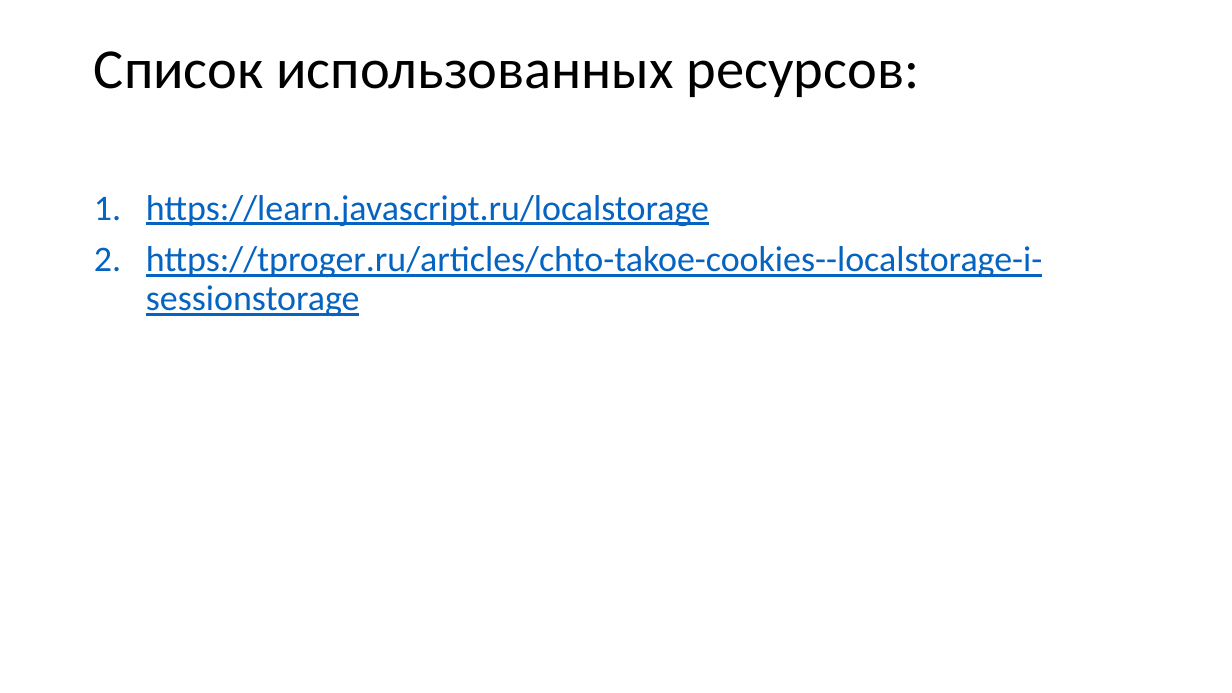
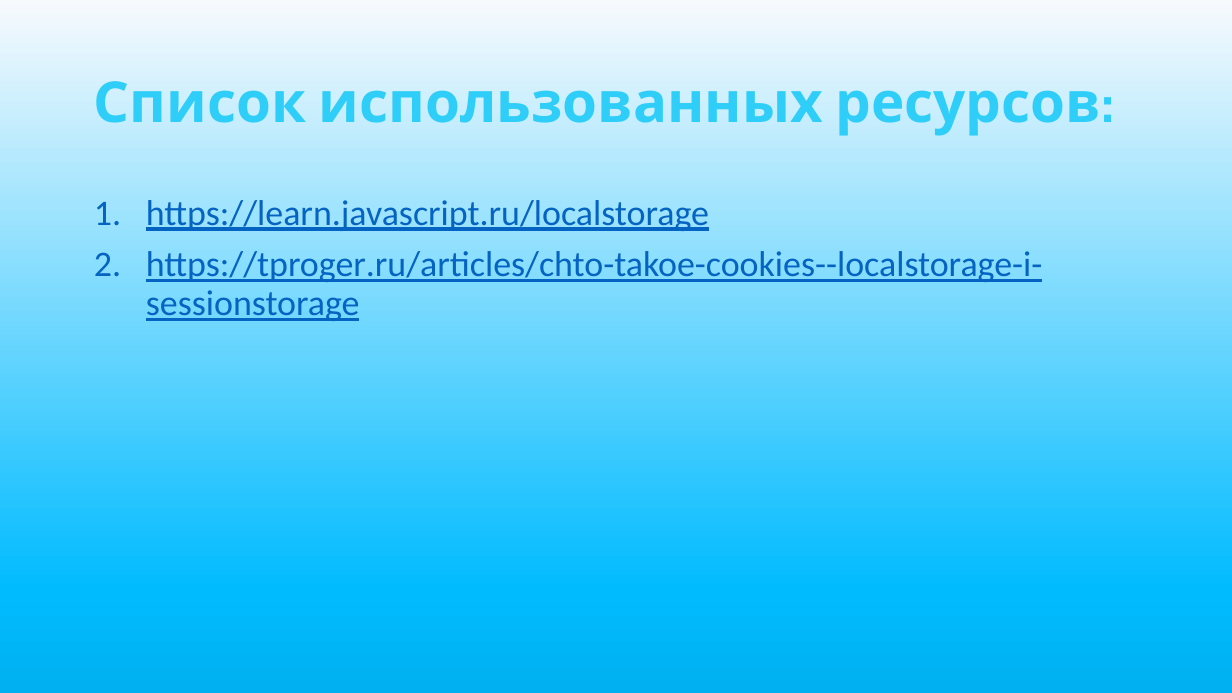
Before and after one commit to rrrrrrrrrrrrin/web-proj, a slide deck: slide 15 of web-proj.pptx. Drawn at 1232x693 pixels with LibreOffice and Linux fonts; fonts in the diff are those of the drawing. Boxes give left, top, right and bottom in pixels: in the first picture for what was removed or moved away, otherwise in the second. Text is boxed around its words. In the diff, an @@ line names an element or a change of style, - is before the commit and + after.

```diff
--- a/web-proj.pptx
+++ b/web-proj.pptx
@@ background #FFFFFF to gradient #F7FAFD to #01BBFF to #00B0F0 @@
@@ title "Список использованных ресурсов:" at bbox=[94, 81, 1100, 136]: font Calibri to Cabin, text colour #000000 to #2FCEF9, letter outline none to #7030A0 1.75 pt, bold on @@
@@ text "https://learn.javascript.ru/localstorage": place and size @@
-text "https://learn.javascript.ru/localstorage" at bbox=[146, 195, 1042, 316]
+text "https://learn.javascript.ru/localstorage" at bbox=[146, 200, 1042, 321]
```
Also in this commit, not shown: 14 other slides changed, 1 other file.
